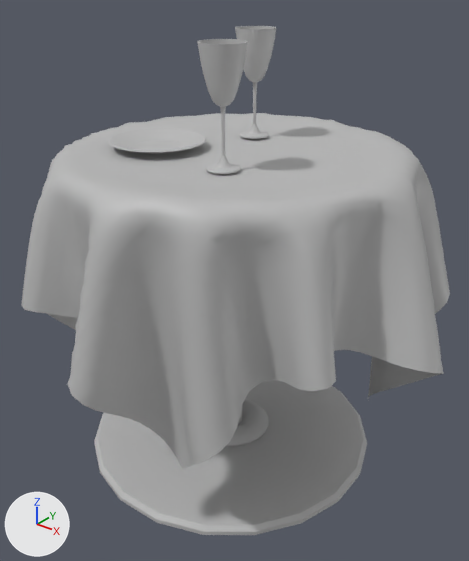
Renders of the FBX model Assets/Props/Ballroom/ballroom-table.fbx from each side of a commit.
The view is the same before and after, from a 50 mm camera at (0.728, -0.927, 0.962) aimed at (0.004, -0.022, 0.401). Lighting does not change. The marker at lower left points along +X, +Y and +Z. Where no turn or scale is listed for an object, it has been applied to the vertices.
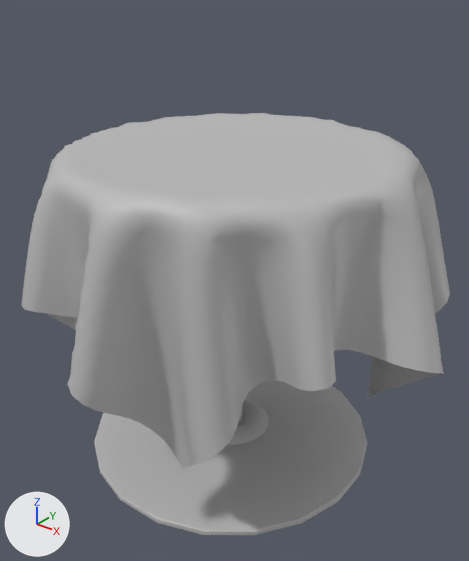
The newer file is also turned or shifted as a whole; pictures and numbers use the older file's frame.

Pixel boxes (x1, y1, x2, y2) of what changed, in the pictures (469 x 561 px; the box of a moved part takes in the faces that stretch with it):
'polySurface672', reshaped (17% shorter): before (21, 26, 450, 535); after (21, 113, 450, 535)
part 1 of me_mesh, deleted: before (206, 107, 241, 174)
part 2 of me_mesh, deleted: before (240, 82, 269, 139)
part 3 of me_mesh, deleted: before (108, 128, 207, 154)
part 4 of me_mesh, deleted: before (235, 26, 276, 82)
part 5 of me_mesh, deleted: before (197, 39, 248, 107)
part 6 of me_mesh, moved or reshaped: (94, 380, 367, 532) in both

Diff of the bpy script that builds the scene:
```diff
--- a/Assets/Props/Ballroom/ballroom-table.fbx.py
+++ b/Assets/Props/Ballroom/ballroom-table.fbx.py
@@ me_mesh @@
 # used by ob_polysurface672; location = (0.0, 0.0, 0.001)
-me_mesh.from_pydata(...)  # 5091 vertices, 4972 faces; spans x -0.442..0.438, y -0.427..0.407, z 0.0..0.857
+me_mesh.from_pydata(...)  # 3243 vertices, 3140 faces; spans x -0.442..0.438, y -0.427..0.407, z 0.0..0.661
+# me_mesh part 1: the loose piece of 553 vertices spanning x 0.022..0.08, y -0.139..-0.081, z 0.654..0.757 is deleted
+# me_mesh part 2: the loose piece of 553 vertices spanning x -0.08..-0.022, y 0.081..0.139, z 0.655..0.758 is deleted
+# me_mesh part 3: the loose piece of 262 vertices spanning x -0.233..-0.05, y -0.161..0.022, z 0.65..0.669 is deleted
+# me_mesh part 4: the loose piece of 240 vertices spanning x -0.09..-0.012, y 0.072..0.149, z 0.758..0.857 is deleted
+# me_mesh part 5: the loose piece of 240 vertices spanning x 0.012..0.09, y -0.149..-0.072, z 0.757..0.856 is deleted
+# me_mesh part 6
+# 40 vertices are removed from x -0.109..0.06, y -0.085..0.084, z 0.027
+# 60 faces are deleted
+# 20 vertices move from x -0.32..0.272, y -0.296..0.296, z 0.017 to x -0.326..0.278, y -0.302..0.302, z 0.011
+# 40 vertices are added at x -0.104..0.055, y -0.08..0.079, z 0.027
+# 40 new faces join them
 me_mesh.materials.append(mat_lambert1)
```
